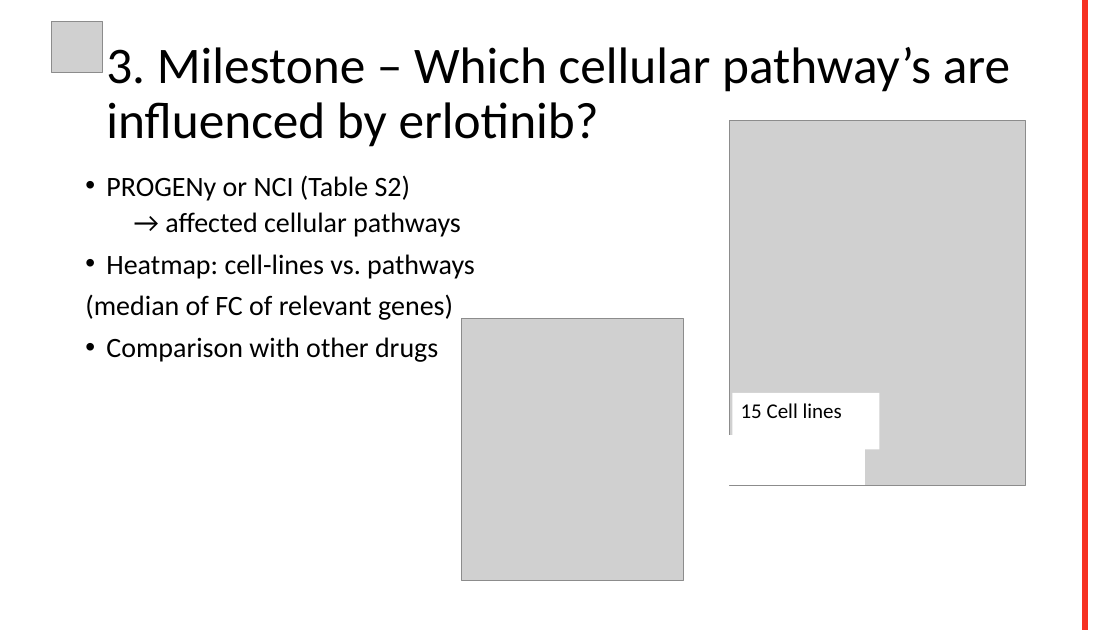
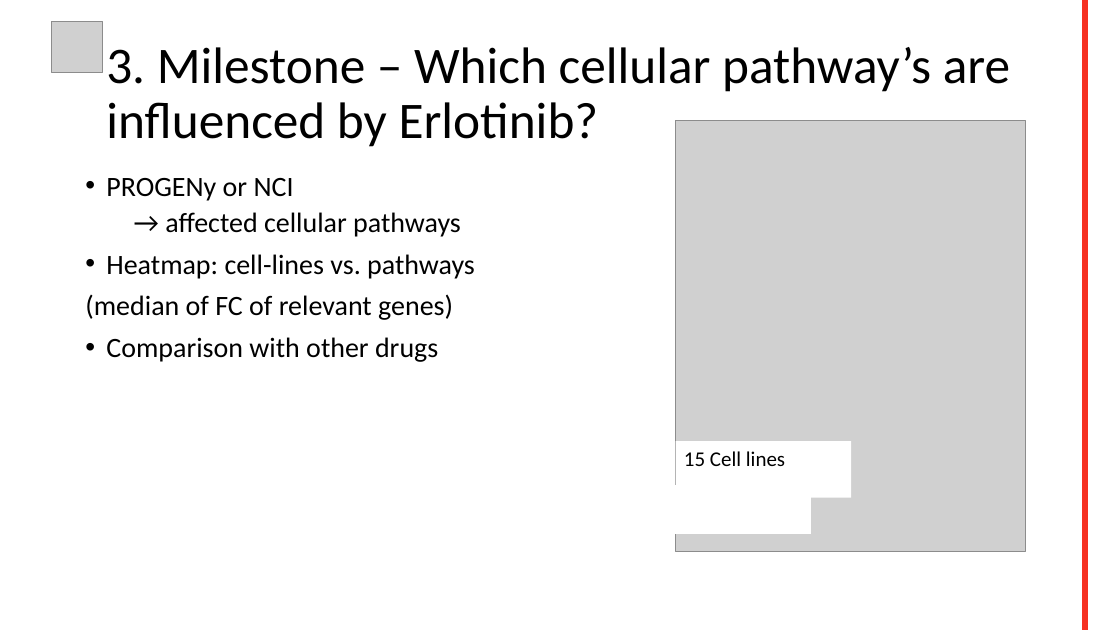
Before and after one commit to datascience-mobi/group-04-project-2-4, a slide deck: slide 8 of Project proposal.pptx (slide 6 before the commit). Drawn at 1120x630 pixels with LibreOffice and Linux fonts; fonts in the diff are those of the drawing; grey boxes stand for pictures; background and template pictures are left out. Boxes give left, top, right and bottom in pixels: in the first picture for what was removed or moved away, otherwise in the second. Text is boxed around its words. In the diff, an @@ line names an element or a change of style, - is before the commit and + after.

Commit message:
Update milestones

```diff
--- a/Project proposal.pptx
+++ b/Project proposal.pptx
@@ title at [106,47,1010,147]: text changed @@
-3. Milestone – Which cellular pathway’s are influenced by erlotinib?
+3. Milestone – Which cellular pathway’s are influenced by Erlotinib?
@@ picture: place and size @@
-picture at [729,120,1026,485]
+picture at [676,120,1026,551]
@@ text at [106,178,294,201]: text changed @@
-• PROGENy or NCI (Table S2)
+• PROGENy or NCI
@@ picture removed at [462,318,683,581] @@
@@ rectangle "15 Cell lines": place and size @@
-rectangle "15 Cell lines" at [733,393,880,450]
+rectangle "15 Cell lines" at [676,441,851,497]
@@ rectangle: place and size @@
-rectangle at [729,436,865,484]
+rectangle at [676,486,811,534]
```
Also in this commit, not shown: 3 other slides changed, 2 slides added.
